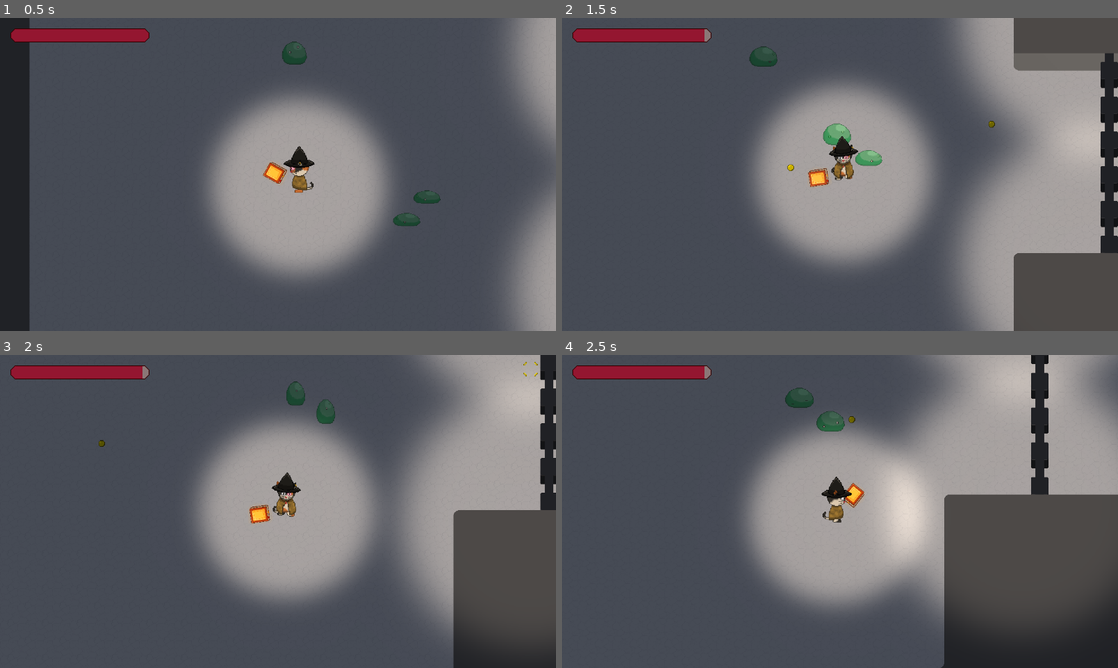
Above: before the commit, frames 1-4 (two rows, left to right).
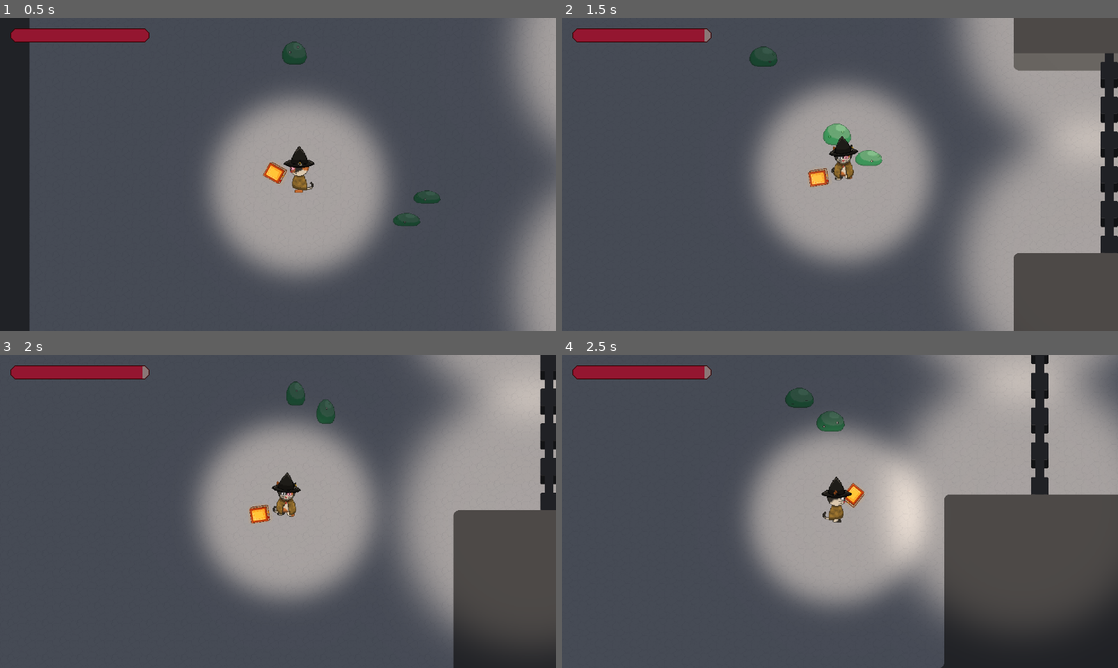
Above: after the commit, the same moments.

Repository: maroisa/paw-print
Game: Godot game, scene res://worlds/world.tscn
Same seed, same stepped clock (60 frames per second), same inputs: the game is played once before the commit and once after it.
Inputs (mouse positions are in pixels of both pictures, inside the frame that each line leads up to):
- Up to frame 1 (0.5 s): no input
- Up to frame 2 (1.5 s): move the mouse to (962, 158) at 0.52 s; hold D (p_right) 0.53-1.28 s; click (962, 158) at 0.6 s; move the mouse to (728, 190) at 1.27 s; hold S (p_down) from 1.28 s (still down); click (728, 190) at 1.35 s
- Up to frame 3 (2 s): keep holding S (p_down)
- Up to frame 4 (2.5 s): move the mouse to (895, 442) at 2.02 s; release S (p_down) at 2.03 s; hold D (p_right) from 2.03 s (still down); click (895, 442) at 2.1 s

Frame 1 is identical in both runs. In frame 2, less than 0.1% of the frame differs, in the area x 40-78%, y 32-49%; in frame 3, less than 0.1%; in frame 4, less than 0.1%.
Error after the commit: Invalid call. Nonexistent function 'init' in base 'Area2D (bullet.gd)'. (res://characters/player/states/normal.gd:43)

Commit message:
Bullet pooling

Diff:
--- a/scenes/bullet.gd
+++ b/scenes/bullet.gd
@@ -3,30 +3,32 @@
 var velocity: Vector2
 
 func _ready():
-	$DestructTimer.connect("timeout", self, "on_self_destruct")
-	$AnimatedSprite.connect("animation_finished", self, "on_finished")
+	self.hide()
+	$AnimatedSprite.connect("animation_finished", self, "deactivate")
 	self.connect("body_entered", self, "on_hit")
 
+func activate(spawn_position: Vector2, velocity: Vector2):
+	self.show()
+	self.velocity = velocity
+	self.global_position = spawn_position
+	$AnimatedSprite.playing = false
+	$AnimatedSprite.frame = 0
+	$CollisionShape2D.disabled = false
+
+func deactivate():
+	self.velocity = Vector2()
+	$CollisionShape2D.disabled = true
+	self.hide()
+	get_parent().despawn(self)
+
 func _physics_process(delta):
-	if velocity:
-		self.global_position += velocity * 16
+	if velocity: self.global_position += velocity * 15
 
-func init(pos: Vector2, vel: Vector2):
-	self.global_position = pos
-	self.velocity = vel
-	return self
-
-func on_hit(body: Node2D):
-	if body is PawCharacter:
+func on_hit(body):
+	if body is PawEnemy:
 		$HitSound.pitch_scale = rand_range(0.7, 1.3)
 		$HitSound.play()
-		body.emit_signal("damaged", get_parent().get_node("Player").damage)
+		body.emit_signal("damaged", 1)
 
 	$AnimatedSprite.play("default")
 	velocity = Vector2()
-
-func on_finished():
-	self.queue_free()
-
-func on_self_destruct():
-	$AnimatedSprite.play("default")
--- a/scenes/bullet.tscn
+++ b/scenes/bullet.tscn
@@ -30,7 +30,7 @@
 [sub_resource type="SpriteFrames" id=6]
 animations = [ {
 "frames": [ SubResource( 7 ), SubResource( 8 ), SubResource( 9 ), SubResource( 10 ), SubResource( 11 ) ],
-"loop": true,
+"loop": false,
 "name": "default",
 "speed": 30.0
 } ]
@@ -42,16 +42,12 @@
 
 [node name="CollisionShape2D" type="CollisionShape2D" parent="."]
 shape = SubResource( 1 )
+disabled = true
 
 [node name="AnimatedSprite" type="AnimatedSprite" parent="."]
 self_modulate = Color( 1, 0.890196, 0, 1 )
 scale = Vector2( 2, 2 )
 frames = SubResource( 6 )
 
-[node name="DestructTimer" type="Timer" parent="."]
-wait_time = 2.0
-one_shot = true
-autostart = true
-
 [node name="HitSound" type="AudioStreamPlayer2D" parent="."]
 stream = ExtResource( 3 )
--- /dev/null
+++ b/scenes/bullet_pool.gd
@@ -0,0 +1,22 @@
+extends Node
+
+var pool_size: int = 15
+
+var pool: Array = []
+
+func _ready():
+	var bullet = preload("res://scenes/bullet.tscn")
+	var bullet_ins: Area2D
+
+	for i in pool_size:
+		bullet_ins = bullet.instance()
+		bullet_ins.name = "bllt" + str(i)
+		add_child(bullet_ins)
+		pool.append(bullet_ins)
+
+func spawn(spawn_position: Vector2, velocity: Vector2):
+	var bullet = pool.pop_back()
+	bullet.activate(spawn_position, velocity)
+
+func despawn(bullet):
+	pool.append(bullet)
